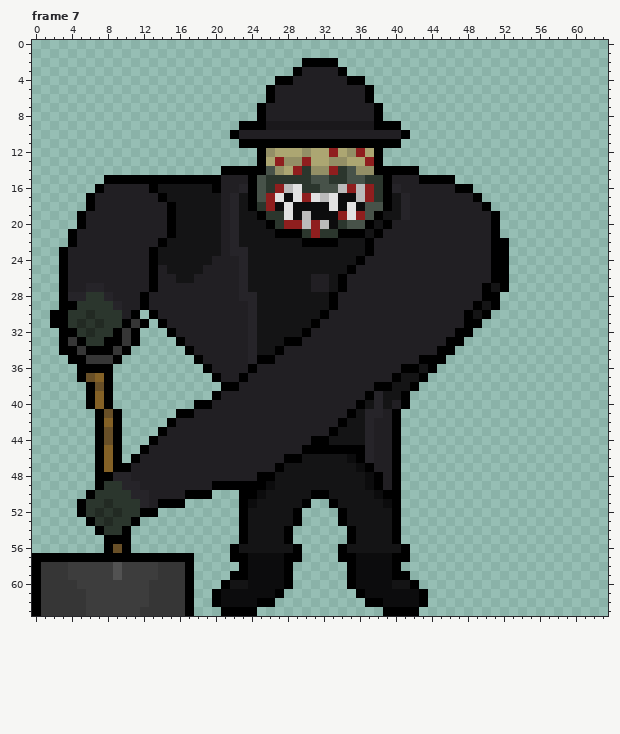
File history of a pixel-art file, Aseprite/GraveKeeper_Dig.aseprite. The picture above was drawn from the file before the commit.
64x64 pixels, 10 frames. Colours within 5 levels of each other are drawn and written as one. Shown: frame 7. The commit also changed other frames, which this record leaves out.
The same view after the edit:
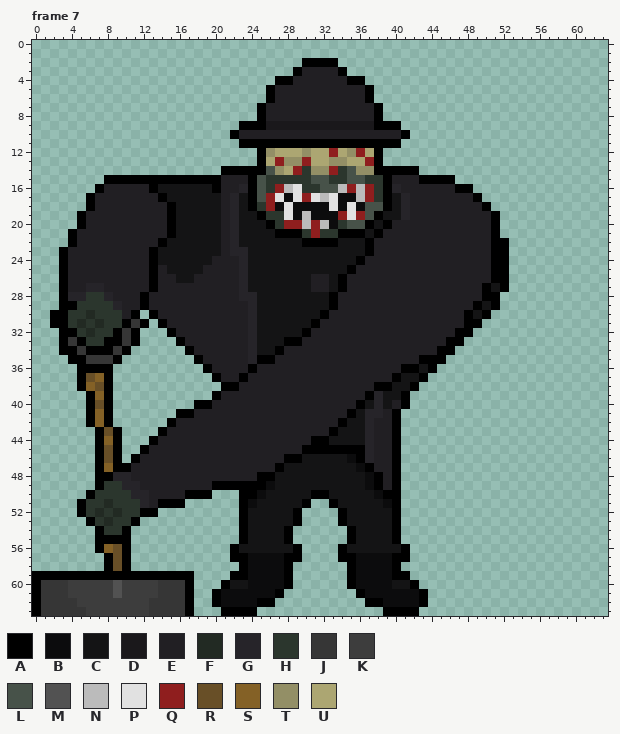
Palette (. is transparent): A #000000  B #0c0c0d  C #141415  D #1a181b  E #211f23  F #222a23  G #262429  H #2b362d  J #363636  K #3d3d3d  L #475249  M #525252  N #bbbbbb  P #e1e1e1  Q #8f1e1e  R #684f27  S #846126  T #938f66  U #aca672
The exact change:
Changed rows in their new state; - is an unchanged pixel.
Frame 7, layer "Shovel":
first column x 5:
38 AS---
40 --R--
41 -ASA.
42 -ASA.
44 ---S-
45 ---R-
46 ---R-
first column x 0:
55 -------A----------
56 -------AS---------
57 ........-R-.......
58 ........ARA.......
59 -AAAAAAAAAAAAAAAA-
60 ----K----M---K----
61 ----KK---M---K----
62 -----K------------
63 ------------K-----
Boxes around the changes in both pictures, in picture pixels (x1, y1, x2, y2):
changed: (77, 382, 122, 463)
changed: (32, 535, 194, 616)
